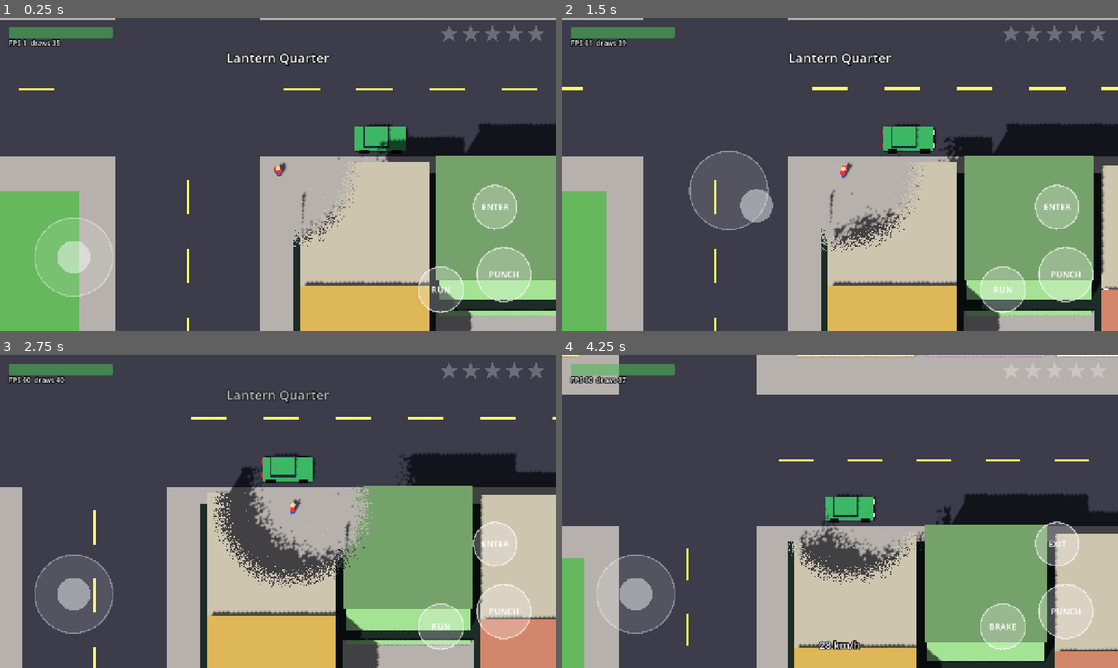
Above: before the commit, frames 1-4 (two rows, left to right).
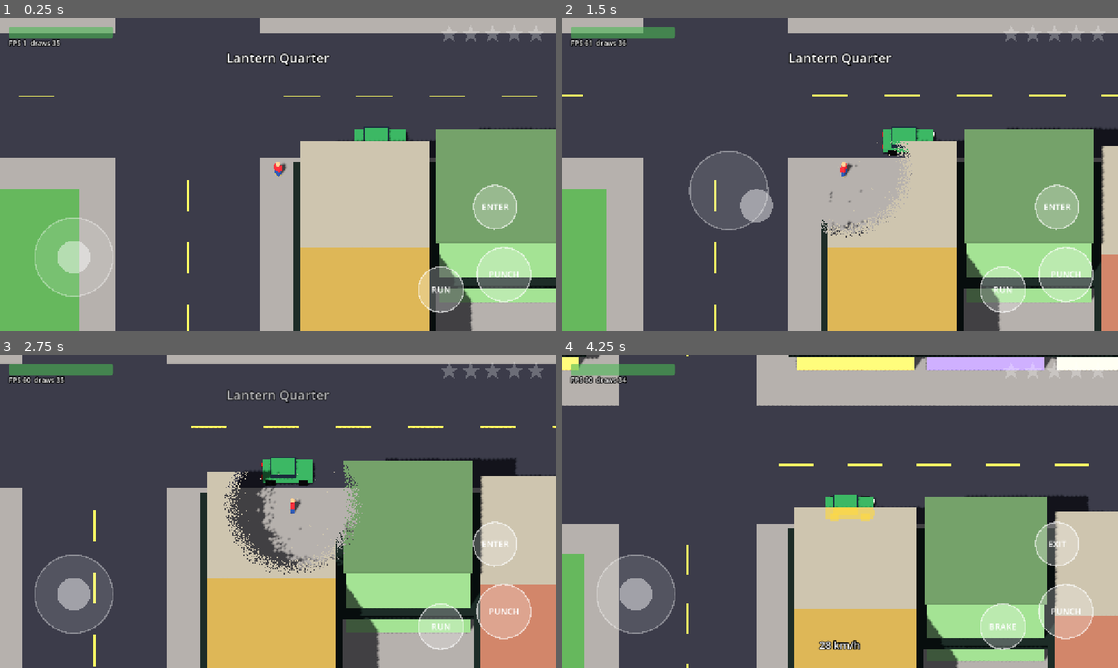
Above: after the commit, the same moments.

Repository: sachinpant3572/privateRepo
Game: Godot game, scene res://main.tscn
Same seed, same stepped clock (60 frames per second), same inputs: the game is played once before the commit and once after it.
Inputs (mouse positions are in pixels of both pictures, inside the frame that each line leads up to):
- Up to frame 1 (0.25 s): no input
- Up to frame 2 (1.5 s): tap Enter at 0.5 s; move the mouse to (962, 158) at 0.52 s; hold D (move_right) 0.53-1.25 s; tap Space (attack) at 0.6 s; click (962, 158) at 0.67 s; drag from (728, 190) to (812, 237) at 1.27 s
- Up to frame 3 (2.75 s): move the mouse to (333, 442) at 2.02 s; hold D (move_right) from 2.03 s (still down); hold Shift (sprint) from 2.03 s (still down)
- Up to frame 4 (4.25 s): release D (move_right) at 2.75 s; release Shift (sprint) at 2.75 s; drag from (812, 574) to (673, 464) at 2.77 s; move the mouse to (1006, 558) at 3.52 s; hold A (move_left) from 3.53 s (still down); tap F at 3.6 s

The runs differ from the first frame. In frame 1, 15% of the frame differs, in the area x 0-100%, y 0-100%; in frame 2, 16%; in frame 3, 18%; in frame 4, 20%.

Commit message:
Tilt the top-down camera to a 3/4 view; cut away only when blocked
The camera now looks down at 60 degrees, north up, so the fronts of
buildings and people show, like Stardew Valley and Crashlands. The city
cutaway opens only while a building actually blocks the camera's view of
the player (checked with two rays), fading in and out, instead of always.

Co-Authored-By: Claude Opus 5.5 <noreply@anthropic.com>
Claude-Session: https://claude.ai/code/session_01XUeimCS4fFEoMDQrXPwrRW

Diff:
--- a/game/scripts/top_down_camera.gd
+++ b/game/scripts/top_down_camera.gd
@@ -1,19 +1,24 @@
 extends Camera3D
-## Classic top-down follow camera: north up, looking steeply down so building
-## fronts show a little, like the Java-era Gangstar games and Stardew Valley.
+## Classic top-down follow camera: north up, tilted so the fronts of buildings
+## and people show (a 3/4 view), like Stardew Valley, Crashlands and the
+## Java-era Gangstar games.
 ## Leads ahead of a moving car, zooms out with speed, and points the city's
 ## cutaway at the player each frame.
 
 const MeshBuilder = preload("res://scripts/mesh_builder.gd")
+const L = preload("res://scripts/layers.gd")
 
 const DISTANCE := 60.0
 const FOOT_SIZE := 26.0
 const DRIVE_SIZE := 38.0
 ## Degrees below the horizon. 90 would be straight down with no fronts at all.
-const PITCH := 72.0
+const PITCH := 60.0
+## Size of the see-through hole when a building blocks the view of the player.
+const CUT_RADIUS := 6.0
 
 var target: Node3D
 var _focus := Vector3.ZERO
+var _cut := 0.0
 
 
 func _ready() -> void:
@@ -39,7 +44,7 @@
 	_focus = _focus.lerp(pos + lead, 1.0 - exp(-6.0 * delta))
 	size = lerpf(size, want_size, 1.0 - exp(-2.0 * delta))
 	global_position = _focus + global_basis.z * DISTANCE
-	_update_cutaway(pos)
+	_update_cutaway(pos, delta)
 
 
 ## Ground-plane directions for screen right and screen up (east and north).
@@ -52,10 +57,24 @@
 	global_position = _focus + global_basis.z * DISTANCE
 
 
-## Points the city's see-through hole at the player for this frame's view.
-func _update_cutaway(player_pos: Vector3) -> void:
+## Opens the city's see-through hole around the player only while a building
+## actually blocks the camera's view of them, fading it in and out.
+func _update_cutaway(player_pos: Vector3, delta: float) -> void:
+	var want := CUT_RADIUS if _view_blocked(player_pos) else 0.0
+	_cut = move_toward(_cut, want, CUT_RADIUS * 4.0 * delta)
 	var mat := MeshBuilder.cutaway_material()
+	mat.set_shader_parameter("cut_radius", maxf(_cut, 0.001))
 	mat.set_shader_parameter("focus", player_pos + Vector3(0, 1.0, 0))
 	mat.set_shader_parameter("cam_right", global_basis.x)
 	mat.set_shader_parameter("cam_up", global_basis.y)
 	mat.set_shader_parameter("cam_back", global_basis.z)
+
+
+func _view_blocked(player_pos: Vector3) -> bool:
+	var space := get_world_3d().direct_space_state
+	for height in [0.4, 1.6]:
+		var from := player_pos + Vector3(0, height, 0)
+		var query := PhysicsRayQueryParameters3D.create(from, from + global_basis.z * DISTANCE, L.WORLD)
+		if not space.intersect_ray(query).is_empty():
+			return true
+	return false
--- a/game/tests/test_runner.gd
+++ b/game/tests/test_runner.gd
@@ -192,7 +192,7 @@
 	await _new_game(false)
 	var cam = game.camera
 	_place_player(Vector2i(2, 2), Vector3.ZERO)
-	_check(cam.global_basis.z.y > 0.9 and absf(cam.global_basis.z.x) < 0.01, "camera looks steeply down with north up")
+	_check(cam.global_basis.z.y > 0.8 and absf(cam.global_basis.z.x) < 0.01, "camera looks down at a 3/4 angle with north up")
 	var start: Vector3 = game.player.global_position
 	Controls.override_vector = Vector2(0, -1)
 	await _frames(40)
Not shown, changed: MVP_DESIGN.md
Not shown, changed: game/README.md
